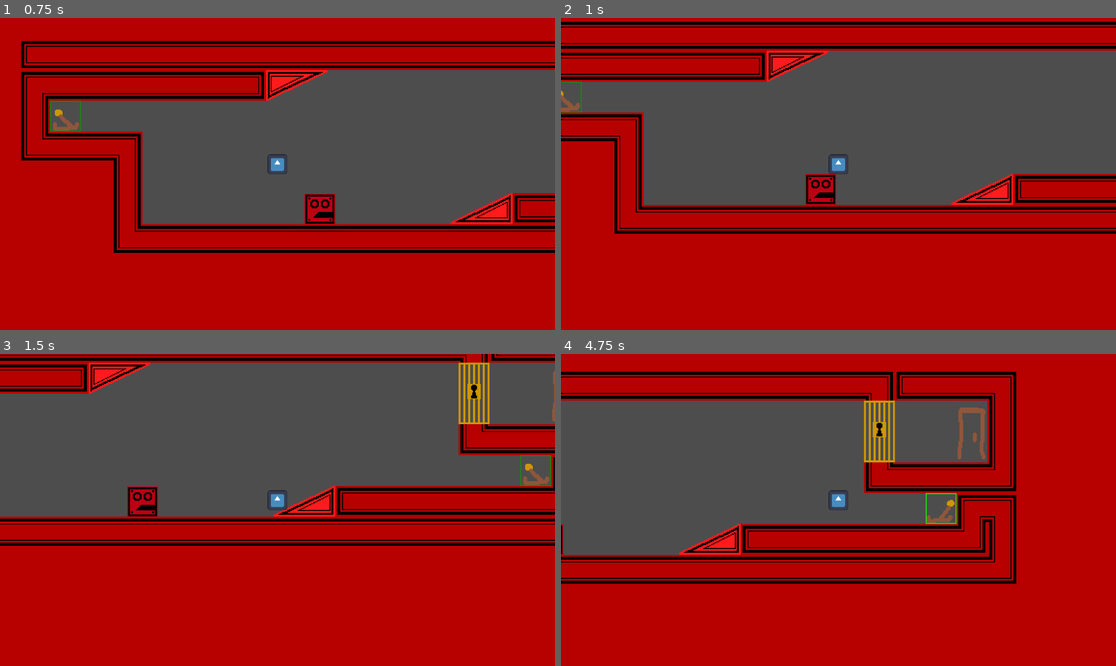
Above: before the commit, frames 1-4 (two rows, left to right).
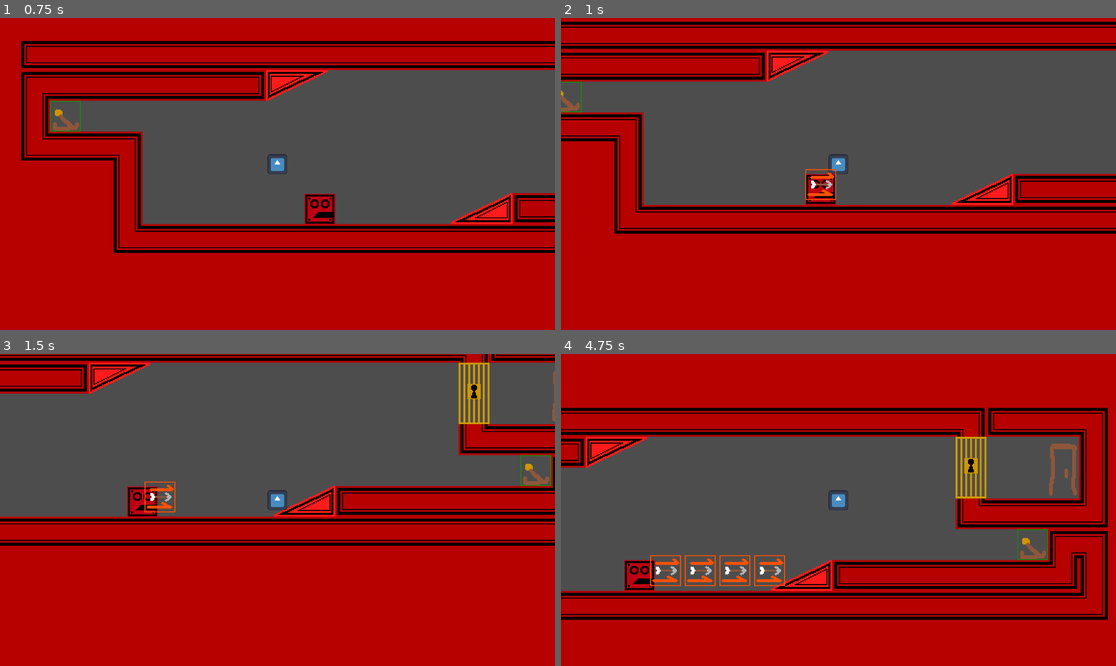
Above: after the commit, the same moments.

Repository: Plackett/LD57
Game: Godot game, scene res://scenes/level_2.tscn
The game is run twice, just before and just after one commit, with the same random seed, the same clock (stepped at 60 frames per second) and the same inputs. This scene is started directly instead of the project's main scene. The engine's default icon, where the game draws it, is replaced by a stand-in: a white triangle on a blue panel in a dark square.
Inputs:
- Up to frame 1 (0.75 s): tap Enter (ui_accept) at 0.5 s; hold Right (ui_right) from 0.53 s (still down)
- Up to frame 2 (1 s): keep holding Right (ui_right); tap Enter (ui_accept) at 0.77 s
- Up to frame 3 (1.5 s): keep holding Right (ui_right)
- Up to frame 4 (4.75 s): tap Enter (ui_accept) at 1.52, 3.02, 3.77, 4.52 s; release Right (ui_right) at 2.03 s; hold Left (ui_left) 2.03-2.78 s; hold Right (ui_right) 2.78-4.28 s; hold Left (ui_left) from 4.28 s (still down)

Frame 1 is identical in both runs. In frame 2, 0.2% of the frame differs, in the area x 43-50%, y 48-59%; in frame 3, 0.3%; in frame 4, 38%, in the area x 0-99%, y 5-86%.

Commit message:
fixed dart trap

Diff:
--- a/scenes/Lever.gd
+++ b/scenes/Lever.gd
@@ -5,6 +5,12 @@
 
 func _on_body_entered(body: Node2D) -> void: # Toggles a True or False Boolean
 	if not body.is_in_group("LeverTrigger"): return
+	lever_on = not lever_on
+	_level_check()
+
+
+func _on_area_entered(area: Area2D) -> void:
+	if not area.is_in_group("LeverTrigger"): return
 	lever_on = not lever_on
 	_level_check()
 
--- a/scenes/Lever.tscn
+++ b/scenes/Lever.tscn
@@ -21,4 +21,5 @@
 position = Vector2(8, -8)
 shape = SubResource("RectangleShape2D_0vwrv")
 
+[connection signal="area_entered" from="." to="." method="_on_area_entered"]
 [connection signal="body_entered" from="." to="." method="_on_body_entered"]
--- a/scenes/arrow.gd
+++ b/scenes/arrow.gd
@@ -1,7 +1,11 @@
 extends Area2D
 
+var timeAlive = 0.0
+
 func _process(delta: float) -> void:
-	global_position.x += 1 / delta
+	global_position.x += 0.01 / delta
+	timeAlive += delta
+	if timeAlive > 20: queue_free()
 
 func _on_body_entered(body: Node2D) -> void:
 	if body.is_in_group("Player"): body.kill()
--- a/scenes/arrow.tscn
+++ b/scenes/arrow.tscn
@@ -6,15 +6,13 @@
 [sub_resource type="RectangleShape2D" id="RectangleShape2D_23jat"]
 size = Vector2(32, 32)
 
-[node name="Arrow" type="Area2D" groups=["LeverTrigger"]]
+[node name="Area2D" type="Area2D" groups=["LeverTrigger"]]
 script = ExtResource("1_23jat")
 
-[node name="CollisionShape2D" type="CollisionShape2D" parent="."]
+[node name="CollisionShape2D" type="CollisionShape2D" parent="." groups=["LeverTrigger"]]
 position = Vector2(6, -14)
 shape = SubResource("RectangleShape2D_23jat")
 
 [node name="TileMapLayer" parent="." instance=ExtResource("1_umosx")]
 position = Vector2(-34, -22)
 tile_map_data = PackedByteArray(0, 0, 2, 0, 0, 0, 0, 0, 5, 0, 0, 0, 0, 0)
-
-[connection signal="body_entered" from="." to="." method="_on_body_entered"]
--- a/scenes/dartblock.gd
+++ b/scenes/dartblock.gd
@@ -10,3 +10,4 @@
 	timer = 0.0
 	var arrowInstance = arrow.instantiate()
 	arrowInstance.global_position = global_position
+	get_parent().add_child(arrowInstance)
--- a/scenes/dartblock.tscn
+++ b/scenes/dartblock.tscn
@@ -1,13 +1,17 @@
-[gd_scene load_steps=5 format=3 uid="uid://c8ewjicq6e0j5"]
+[gd_scene load_steps=6 format=3 uid="uid://c8ewjicq6e0j5"]
 
 [ext_resource type="PackedScene" uid="uid://rjrceyv1d3dq" path="res://scenes/tile.tscn" id="1_e5eh6"]
 [ext_resource type="Script" uid="uid://cx40m3j3x0gfp" path="res://scenes/dartblock.gd" id="1_i665g"]
 [ext_resource type="PackedScene" uid="uid://bdu11rvsu2c71" path="res://scenes/arrow.tscn" id="2_yc5hx"]
 
+[sub_resource type="PhysicsMaterial" id="PhysicsMaterial_yc5hx"]
+friction = 0.0
+
 [sub_resource type="RectangleShape2D" id="RectangleShape2D_i665g"]
 size = Vector2(32, 32)
 
 [node name="PushDartBlock" type="RigidBody2D"]
+physics_material_override = SubResource("PhysicsMaterial_yc5hx")
 lock_rotation = true
 script = ExtResource("1_i665g")
 arrow = ExtResource("2_yc5hx")
--- a/scenes/level_2.tscn
+++ b/scenes/level_2.tscn
@@ -7,6 +7,9 @@
 [ext_resource type="PackedScene" uid="uid://dcwfh7rh1aiyj" path="res://scenes/puzzlegate.tscn" id="5_b4j7a"]
 [ext_resource type="PackedScene" uid="uid://c7fnnaix3ebw" path="res://scenes/Lever.tscn" id="6_wo48x"]
 [ext_resource type="Script" uid="uid://cp2xvjd21fm8j" path="res://scenes/gravity_switch.gd" id="7_y0kc7"]
+
+[sub_resource type="RectangleShape2D" id="RectangleShape2D_y0kc7"]
+size = Vector2(19, 32)
 
 [node name="level_2" type="Node2D"]
 
@@ -41,3 +44,9 @@
 
 [node name="GravitySwitch" type="Node" parent="."]
 script = ExtResource("7_y0kc7")
+
+[node name="StaticBody2D" type="StaticBody2D" parent="."]
+
+[node name="CollisionShape2D" type="CollisionShape2D" parent="StaticBody2D"]
+position = Vector2(448.5, -48)
+shape = SubResource("RectangleShape2D_y0kc7")
Not shown: 1 places in scenes/level_2.tscn that only renumber resources
